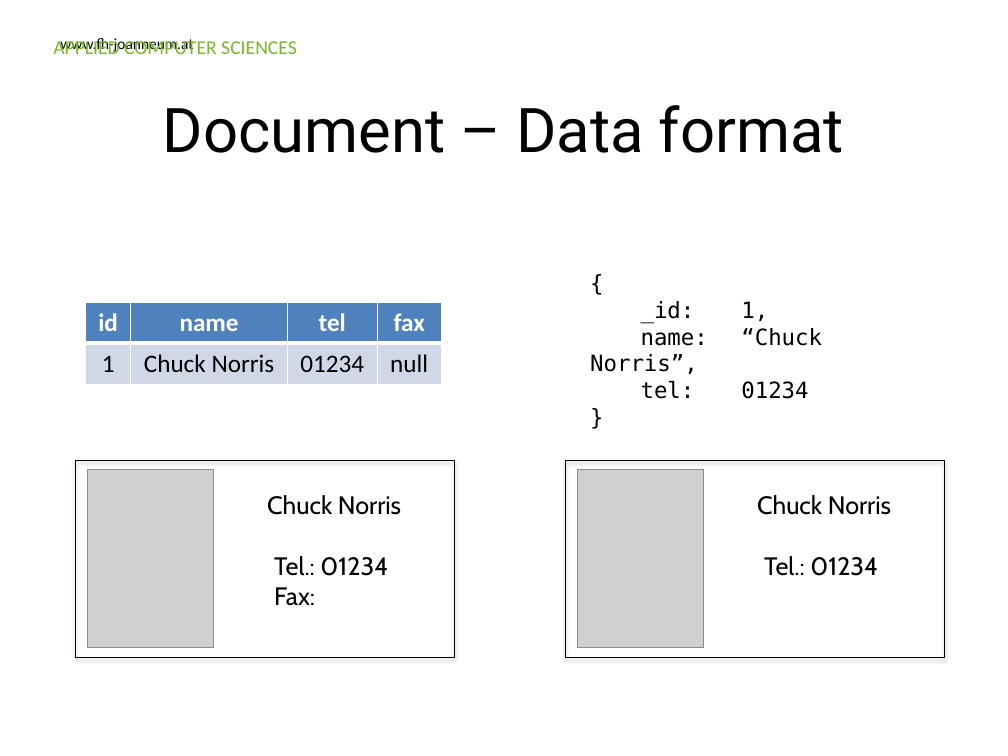
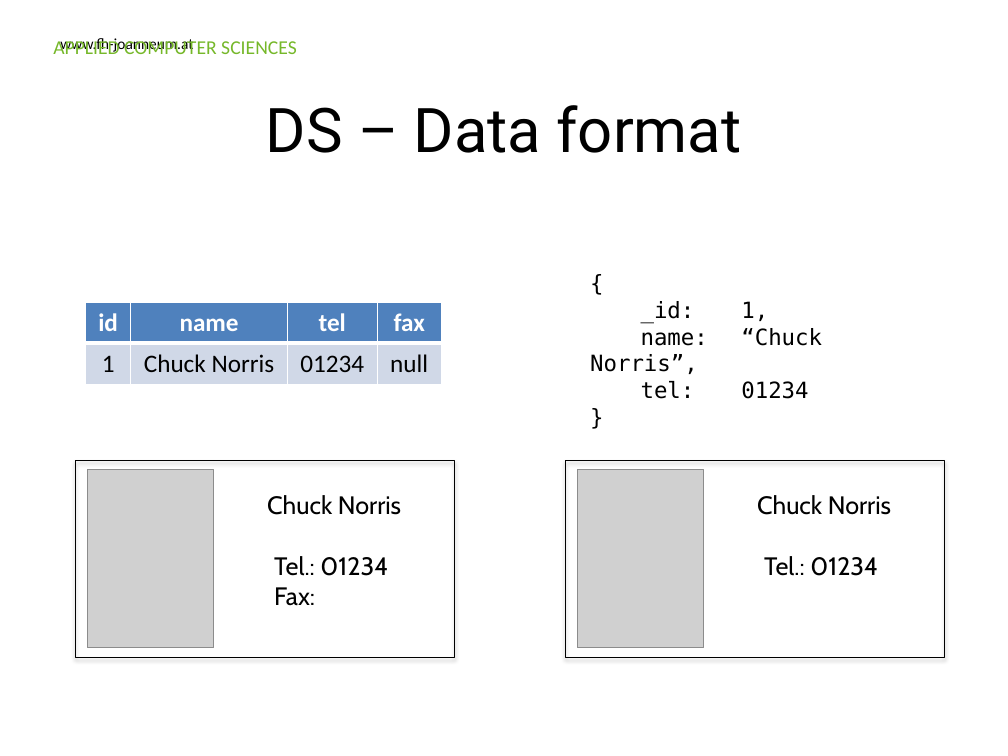
Before and after one commit to Ravenlord/guest-lecture-nosql, a slide deck: slide 30 of Presentation/FHJ_guest_lecture_nosql.pptx. Drawn at 1008x756 pixels with LibreOffice and Linux fonts; fonts in the diff are those of the drawing; grey boxes stand for pictures; background and template pictures are left out. Boxes give left, top, right and bottom in pixels: in the first picture for what was removed or moved away, otherwise in the second. Text is boxed around its words. In the diff, an @@ line names an element or a change of style, - is before the commit and + after.

```diff
--- a/Presentation/FHJ_guest_lecture_nosql.pptx
+++ b/Presentation/FHJ_guest_lecture_nosql.pptx
@@ title at (266, 105, 742, 153): text changed @@
-Document – Data format
+DS – Data format
```
Also in this commit, not shown: 8 other slides changed, 11 slides added, 2 slides removed.
